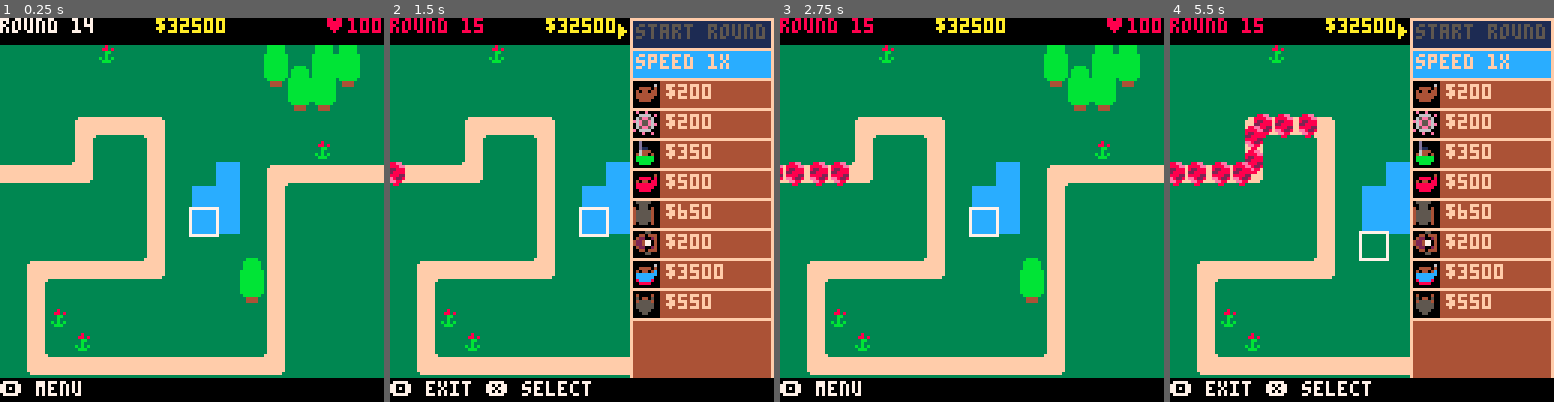
Above: before the commit, frames 1-4 (left to right).
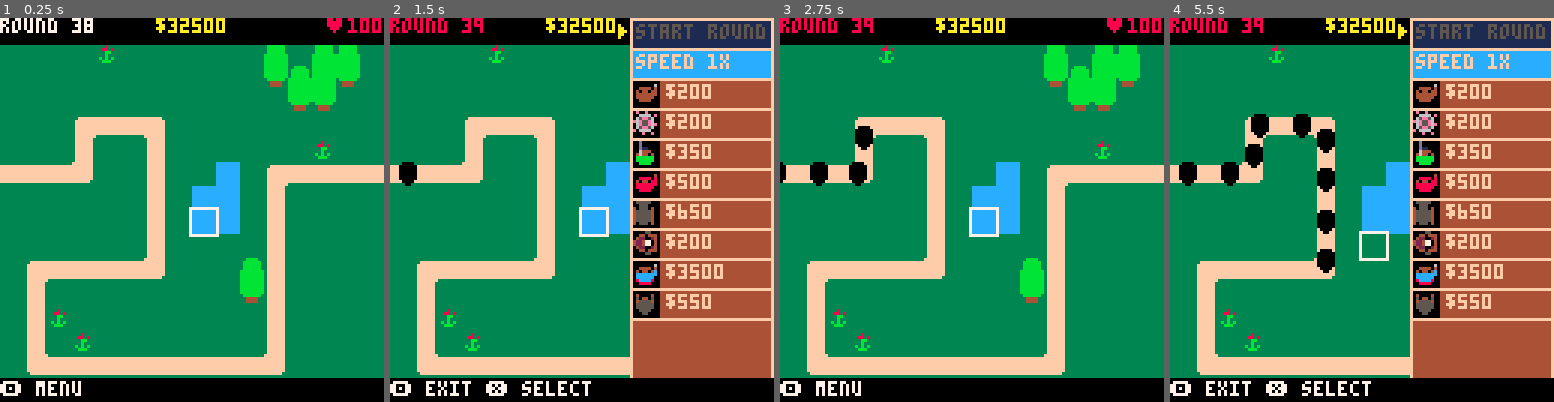
Above: after the commit, the same moments.

Repository: ingobeans/btd64
Game: PICO-8 cartridge btd64.p8
Same seed, same stepped clock (60 frames per second), same inputs: the game is played once before the commit and once after it.
Inputs:
- Up to frame 1 (0.25 s): no input
- Up to frame 2 (1.5 s): tap X (X key) at 0.33, 1.07 s; tap O (Z key) at 0.7 s
- Up to frame 3 (2.75 s): hold Right 1.6-2.1 s; tap O (Z key) at 1.7, 2.1, 2.5 s; tap X (X key) at 1.85 s; hold Up 2.15-2.42 s; hold Right from 2.47 s (still down)
- Up to frame 4 (5.5 s): tap O (Z key) every 0.4 s from 2.9 to 5.3 s; tap X (X key) at 2.97, 4.08, 5.2 s; release Right at 3.03 s; hold Left 3.08-3.58 s; hold Down 3.63-3.97 s; hold Right 4.02-4.68 s; hold Up 4.73-5.03 s; hold Left from 5.08 s (still down)

The runs differ from the first frame. In frame 1, less than 0.1% of the frame differs, in the area x 19-24%, y 0-4%; in frame 2, 0.5%; in frame 3, 1.3%; in frame 4, 3.4%, in the area x 0-43%, y 0-67%.

Commit message:
added most bloon types and waves 1-59

Diff:
--- a/btd64.p8
+++ b/btd64.p8
@@ -24,7 +24,51 @@
 	15|15,2|10,3|5,4
 	15|100,1|23,3|4,4
 	15|49,1|15,2|10,3|9,4
-	15|20,1c|12,3|5,4|3,5
+	15|20,1|12,3|5,4|3,5
+	15|20,3|7,4|4,5
+ 15|7,4
+ 15|70,3
+ 15|10,3|4,4|5,4|6,5
+ 15|6,6
+ 15|14,5
+ 15|7,7
+ 15|5,6|4,7
+ 15|1,3c
+ 15|31,4
+ 15|23,5|4,9
+ 15|120,1|55,2|45,3|45,4
+ 15|4,9
+ 15|25,4|12,5
+ 15|9,9
+ 15|8,8|2,8
+ 15|25,6|28,7|8,9
+ 25|20,4c
+ 15|140,4|5,8
+ 15|35,5|25,7|5,10
+ 15|81,5
+ 15|20,6|20,7|7,7c|15,9|10,8
+ 15|42,5|17,7|14,9|10,8|4,10
+ 15|10,6|10,7|20,9|20,8|18,10
+ 15|10,10|4,11
+ 15|60,6|60,8
+ 15|6,10c|6,10
+ 15|10,10|7,11
+ 15|50,8
+ 15|200,5|8,9|25,10
+ 15|1,12
+ 15|70,5c|12,11
+ 15|120,5|50,10
+ 15|343,3|20,8|20,10|10,10|18,11
+ 20|20,1|8,9|20,11|2,12
+ 15|10,10|28,11
+ 15|25,10|10,11|2,12
+ 15|80,5c|3,12
+ 15|35,11|2,12
+ 15|45,11|1,12
+ 15|40,10|1,12
+ 15|40,10|4,12
+ 15|29,11|5,12
+ 15|28,9c|50,11
 ]]
 
 --raw wave data
@@ -60,7 +104,7 @@
 -->8
 --game
 
-round = 14
+round = 38
 playing = false
 spawning = true
 spwn_index = 2
@@ -139,14 +183,32 @@
 --bloons
 
 --speed,img,size,{splits to},{{color from,color to}},health,moab
+
 bloon_types = {
-	{1/2, 192, 1, {}, {},1,false},
-	{1.5/2, 192, 1, {1}, {{8,12},{14,13},{2,1}},1,false},
-	{1.8/2, 192, 1, {2}, {{8,11},{14,4},{2,3}},1,false},
-	{3.2/2, 192, 1, {3}, {{8,10},{14,7},{2,9}},1,false},
-	{1.8/2, 192, 1, {4}, {{8,14},{14,7}},1,false},
-	{1.2, 192, 1, {2}, {{8,11}},1,false},
-	{0.25, 204, 2, {}, {},700,true},
+	--red 1
+	{1/2,192,1,{},{},1},
+	--blue 2
+	{1.5/2,192,1,{1},{{8,12},{14,13},{2,1}},1},
+	--green 3
+	{1.8/2,192,1,{2},{{8,11},{14,4},{2,3}},1},
+  --yellow 4
+	{3.2/2,192,1,{3},{{8,10},{14,7},{2,9}},1},
+  --pink 5
+	{1.8/2,192,1,{4},{{8,14},{14,7}},1},
+  --black 6
+	{1.8/2,192,1,{4,4,5,5},{{8,0}},1},
+  --white 7
+	{2/2,192,1,{4,4,5,5},{{8,7},{14,5},{2,6}},1},
+  --zebra 8
+	{3/2,193,1,{6,7},{},1},
+  --lead 9
+	{1.8/2,194,1,{6,6},{},1},
+  --rainbow 10
+	{2.2/2,195,1,{8},{},1},
+  --ceramic 11
+	{2.5/2,196,1,{10,10},{},10},
+  --moab
+	{1/2,204,2,{},{},700,true},
 }
 
 bloons = {}
Not shown, changed: 24 lines of the sprite sheet (__gfx__) section of btd64.p8
